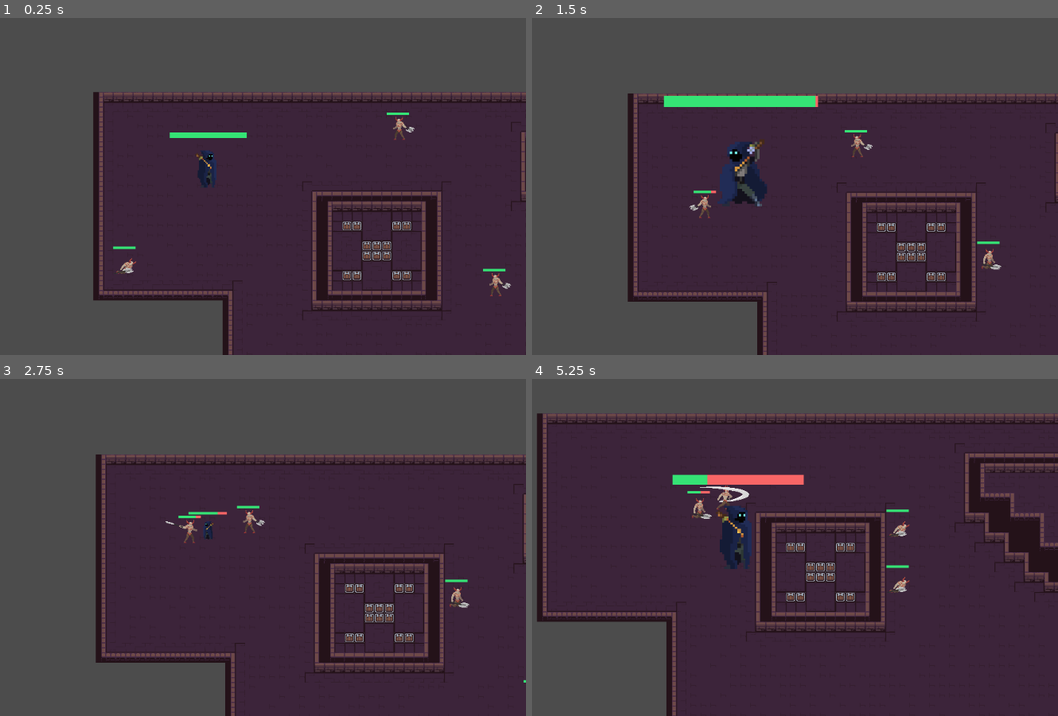
Above: before the commit, frames 1-4 (two rows, left to right).
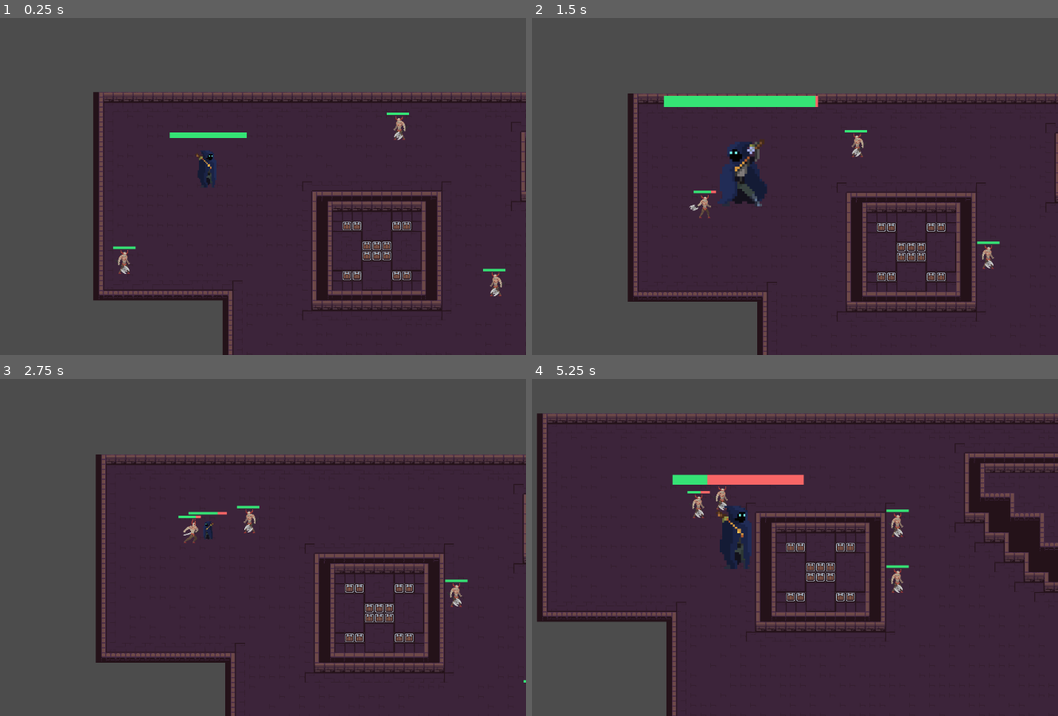
Above: after the commit, the same moments.

Repository: ardilom/CC5408
Game: Godot game, scene res://Scene/Mapa_demo.tscn
Two runs of this game, one before a commit and one after it. Both use one fixed random seed, a clock stepped at 60 frames per second and the inputs below.
Inputs (mouse positions are in pixels of both pictures, inside the frame that each line leads up to):
- Up to frame 1 (0.25 s): no input
- Up to frame 2 (1.5 s): move the mouse to (879, 149) at 0.52 s; hold A (bigger) 0.53-1.28 s; move the mouse to (610, 186) at 1.27 s; click (610, 186) at 1.35 s
- Up to frame 3 (2.75 s): move the mouse to (273, 449) at 2.02 s; hold S (smaller) from 2.03 s (still down)
- Up to frame 4 (5.25 s): move the mouse to (705, 604) at 2.77 s; release S (smaller) at 2.78 s; tap A (bigger) at 2.85 s; move the mouse to (931, 584) at 3.52 s; click (931, 584) at 3.6 s; move the mouse to (547, 473) at 4.27 s; tap S (smaller) at 4.35 s; move the mouse to (773, 530) at 5.02 s; hold A (bigger) from 5.03 s (still down)

The runs differ from the first frame. In frame 1, 0.3% of the frame differs, in the area x 22-98%, y 29-83%; in frame 2, 0.2%; in frame 3, 0.3%; in frame 4, 0.6%, in the area x 30-72%, y 31-64%.

Commit message:
enemy dead animation

Diff:
--- a/Scritps/Enemy.gd
+++ b/Scritps/Enemy.gd
@@ -5,6 +5,7 @@
 var linear_vel = Vector2()
 var hp = 100 setget set_hp
 var damage = 0.2
+var dead = false
 
 func receive_damage(amount):
 	if hp>0:
@@ -32,14 +33,21 @@
 
 func _process(delta):
 	if hp>0:
+		var near_player = false
 		for i in get_slide_count():
 			var collision = get_slide_collision(i)
 
 			if collision.collider.is_in_group("player"):
 				collision.collider.receive_damag(damage)
-				$AnimationPlayer.current_animation = "attack"
-			else:
-				$AnimationPlayer.current_animation = "dies"
+				near_player = true
+		if near_player:
+			$AnimationPlayer.current_animation = "attack"
+		else:
+			$AnimationPlayer.current_animation = "idle"
+	elif not dead:
+		$AnimationPlayer.play("dies")
+		dead = true
+
 
 	if linear_vel.x < 0:
 		$Sprite.flip_h = true
